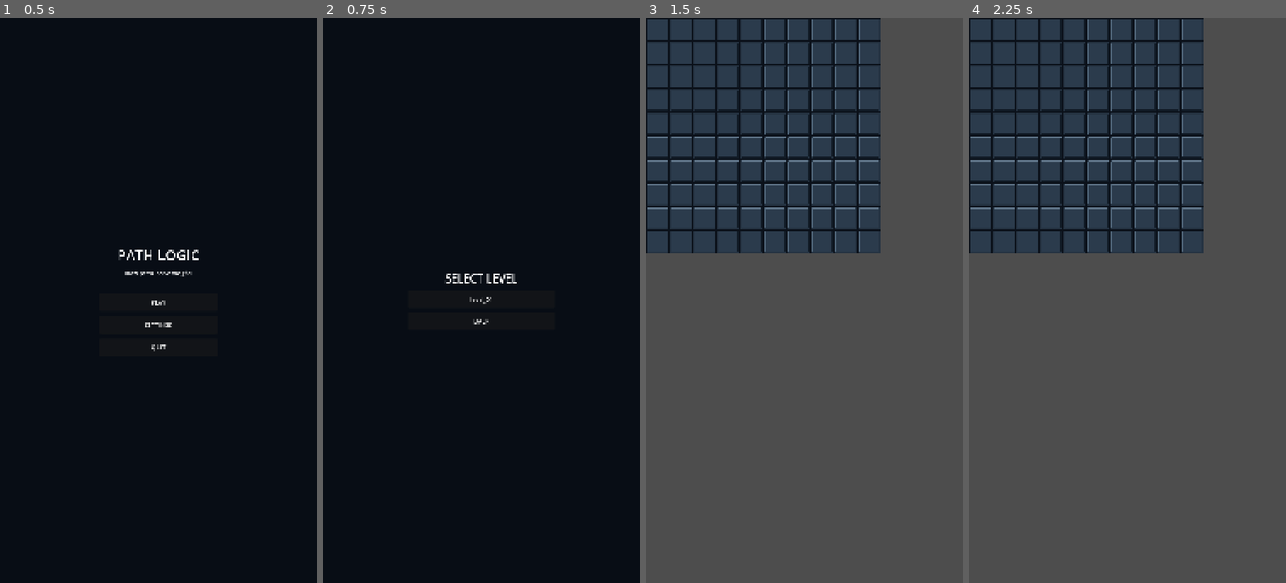
Above: before the commit, frames 1-4 (left to right).
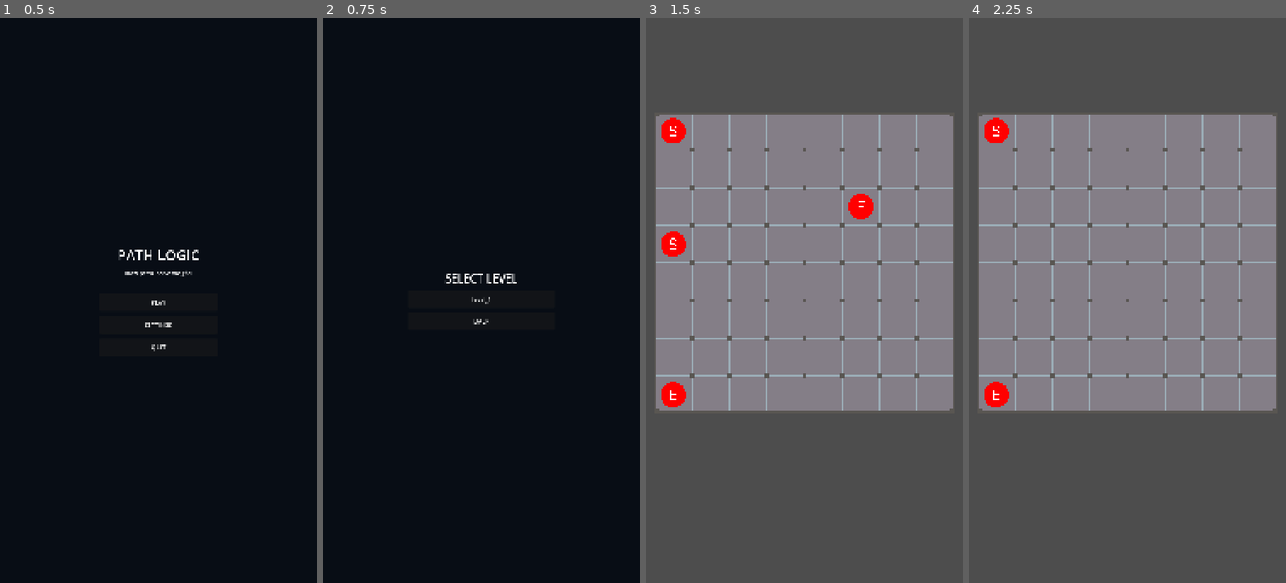
Above: after the commit, the same moments.

Repository: BOLT-3/LogiPath
Game: Godot game, scene res://scenes/main_menu.tscn
Same seed, same stepped clock (60 frames per second), same inputs: the game is played once before the commit and once after it.
Inputs (mouse positions are in pixels of both pictures, inside the frame that each line leads up to):
- Up to frame 1 (0.5 s): no input
- Up to frame 2 (0.75 s): click "PLAY" at 0.5 s
- Up to frame 3 (1.5 s): click "level_01" (after the commit: "level_1") at 1.25 s
- Up to frame 4 (2.25 s): tap Enter at 2 s; move the mouse to (1197, 272) at 2.02 s; click (1197, 272) at 2.17 s

Frame 1 is identical in both runs. In frame 2, less than 0.1% of the frame differs, in the area x 46-54%, y 49-51%; in frame 3, 62%, in the area x 0-97%, y 0-70%; in frame 4, 62%.

Commit message:
level one updated

Diff:
--- a/levels/level_01.tscn
+++ /dev/null
@@ -1,7 +0,0 @@
-[gd_scene format=3 uid="uid://bom25o1hydeqr"]
-
-[ext_resource type="PackedScene" uid="uid://byovby8y7vpij" path="res://scenes/board.tscn" id="1_ty3hu"]
-
-[node name="Level01" type="Node2D" unique_id=1458363713]
-
-[node name="Board" parent="." unique_id=1982200795 instance=ExtResource("1_ty3hu")]
--- /dev/null
+++ b/levels/level_1.tscn
@@ -0,0 +1,26 @@
+[gd_scene format=3 uid="uid://dyvn2bkfv0v4e"]
+
+[ext_resource type="Script" uid="uid://br2yowcmdxchx" path="res://scripts/level_1.gd" id="1_level"]
+[ext_resource type="PackedScene" uid="uid://dgetxytftjg16" path="res://scenes/tile_map.tscn" id="2_tilemap"]
+[ext_resource type="Texture2D" uid="uid://boyuvvrpcbow8" path="res://assets/red_dot_128x128.png" id="3_dots"]
+
+[node name="Level1" type="Node2D" unique_id=1299154091]
+script = ExtResource("1_level")
+
+[node name="TileMap" parent="." unique_id=1318657568 instance=ExtResource("2_tilemap")]
+position = Vector2(28, 320)
+
+[node name="Dots" type="Node2D" parent="." unique_id=1505899143]
+position = Vector2(28, 320)
+
+[node name="Start" type="Sprite2D" parent="Dots" unique_id=1322019040]
+position = Vector2(64, 64)
+texture = ExtResource("3_dots")
+region_enabled = true
+region_rect = Rect2(0, 0, 128, 128)
+
+[node name="End" type="Sprite2D" parent="Dots" unique_id=1034224072]
+position = Vector2(64, 960)
+texture = ExtResource("3_dots")
+region_enabled = true
+region_rect = Rect2(0, 128, 128, 128)
--- a/scenes/board.tscn
+++ b/scenes/board.tscn
@@ -2,35 +2,9 @@
 
 [ext_resource type="Script" uid="uid://jjxb3msmvl0n" path="res://scripts/board.gd" id="1_bw3vb"]
 [ext_resource type="Script" uid="uid://bay2ulvmfj3ds" path="res://scripts/cells_visual.gd" id="2_tx6nw"]
-[ext_resource type="Texture2D" uid="uid://dokyjntg6s83k" path="res://assets/tilesettexture.png" id="3_nglv8"]
-
-[sub_resource type="TileSetAtlasSource" id="TileSetAtlasSource_nglv8"]
-texture = ExtResource("3_nglv8")
-texture_region_size = Vector2i(80, 80)
-0:0/0 = 0
-1:0/0 = 0
-2:0/0 = 0
-0:1/0 = 0
-1:1/0 = 0
-2:1/0 = 0
-3:1/0 = 0
-0:2/0 = 0
-1:2/0 = 0
-2:2/0 = 0
-3:2/0 = 0
-0:3/0 = 0
-1:3/0 = 0
-2:3/0 = 0
-3:3/0 = 0
-3:0/next_alternative_id = 4
-3:0/0 = 0
-3:0/1 = 1
-3:0/2 = 2
-3:0/3 = 3
 
 [sub_resource type="TileSet" id="TileSet_ugjac"]
 tile_size = Vector2i(80, 80)
-sources/2 = SubResource("TileSetAtlasSource_nglv8")
 
 [node name="Board" type="Node2D" unique_id=1982200795]
 script = ExtResource("1_bw3vb")
--- a/scripts/board.gd
+++ b/scripts/board.gd
@@ -47,7 +47,7 @@
 			# Main tile
 			draw_rect(
 				inner,
-				Color("#253342")
+				Color("05006aff")
 			)
 
 			# Slight inner surface
@@ -56,14 +56,14 @@
 					pos + Vector2(6, 6),
 					Vector2(CELL_SIZE - 12, CELL_SIZE - 12)
 				),
-				Color("#2b3b4c")
+				Color("010020ff")
 			)
 
 			# Top highlight
 			draw_line(
 				pos + Vector2(6, 6),
 				pos + Vector2(CELL_SIZE - 6, 6),
-				Color("#607589"),
+				Color("002839ff"),
 				2.0
 			)
 
@@ -71,7 +71,7 @@
 			draw_line(
 				pos + Vector2(6, 6),
 				pos + Vector2(6, CELL_SIZE - 6),
-				Color("#52687c"),
+				Color("00409dff"),
 				2.0
 			)
 
--- a/scripts/cells_visual.gd
+++ b/scripts/cells_visual.gd
@@ -1,7 +1,7 @@
 extends Node2D
 
 const CELL_COLOR := Color(0.85, 0.85, 0.85)
-const LINE_COLOR := Color(0.2, 0.2, 0.2)
+const LINE_COLOR := Color(0.772, 0.055, 0.429, 1.0)
 
 var board
 
--- /dev/null
+++ b/scripts/level_1.gd
@@ -0,0 +1,43 @@
+extends Node2D
+
+## Level 1 uses the same atlas as the tilemap prototype and is a full 8x8 board.
+const GRID_SIZE := 8
+
+const TOP_LEFT := Vector2i(0, 0)
+const TOP_EDGE := Vector2i(1, 0)
+const TOP_RIGHT := Vector2i(2, 0)
+const LEFT_EDGE := Vector2i(0, 1)
+const CENTER := Vector2i(1, 1)
+const RIGHT_EDGE := Vector2i(2, 1)
+const BOTTOM_LEFT := Vector2i(0, 2)
+const BOTTOM_EDGE := Vector2i(1, 2)
+const BOTTOM_RIGHT := Vector2i(2, 2)
+
+
+func _enter_tree() -> void:
+	var board: TileMapLayer = get_node("TileMap/Board")
+	board.clear()
+
+	for y in range(GRID_SIZE):
+		for x in range(GRID_SIZE):
+			board.set_cell(Vector2i(x, y), 0, _atlas_position(x, y))
+
+
+func _atlas_position(x: int, y: int) -> Vector2i:
+	if x == 0 and y == 0:
+		return TOP_LEFT
+	if x == GRID_SIZE - 1 and y == 0:
+		return TOP_RIGHT
+	if x == 0 and y == GRID_SIZE - 1:
+		return BOTTOM_LEFT
+	if x == GRID_SIZE - 1 and y == GRID_SIZE - 1:
+		return BOTTOM_RIGHT
+	if y == 0:
+		return TOP_EDGE
+	if y == GRID_SIZE - 1:
+		return BOTTOM_EDGE
+	if x == 0:
+		return LEFT_EDGE
+	if x == GRID_SIZE - 1:
+		return RIGHT_EDGE
+	return CENTER
--- a/scripts/main_menu.gd
+++ b/scripts/main_menu.gd
@@ -481,7 +481,7 @@
 
 	while file_name != "":
 		if not dir.current_is_dir():
-			if file_name.ends_with(".tscn"):
+			if file_name.ends_with(".tscn") and file_name != "level_01.tscn":
 				levels.append(
 					LEVELS_PATH + "/" + file_name
 				)
--- a/scripts/test_board.gd
+++ b/scripts/test_board.gd
@@ -47,6 +47,7 @@
 				dragging = false
 				return
 
+			clear_line_state()
 			path = [cell]
 
 			print("pressed ", cell)
@@ -114,6 +115,7 @@
 
 
 func update_path_cells():
+	clear_line_state()
 
 	for i in range(path.size()):
 
@@ -155,11 +157,19 @@
 		render_line_cell(cell)
 
 
+func clear_line_state():
+	line.clear()
+
+	for cell: LogiCell in board_model.cells_by_position.values():
+		cell.line_color = LogiCell.ColorType.NONE
+		cell.line_mask = 0
+
+
 func render_line_cell(cell: LogiCell):
 	var position := cell.board_position
 
 	# Nothing to draw.
-	if cell.line_color == LogiCell.ColorType.NONE:
+	if cell.line_color == LogiCell.ColorType.NONE or cell.line_mask == 0:
 		line.erase_cell(position)
 		return
 
Binary file removed: assets/tilesettexture.png
Not shown, removed: assets/tilesettexture.png.import
Empty file added: levels/level_1.gd
Not shown, added: levels/level_1.gd.uid
Not shown, added: scripts/level_1.gd.uid
